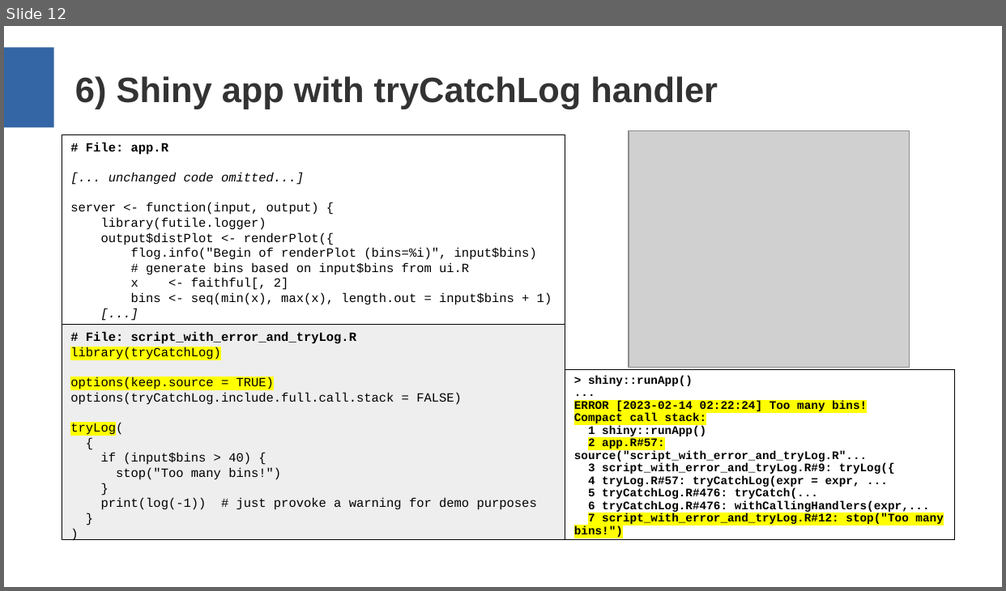
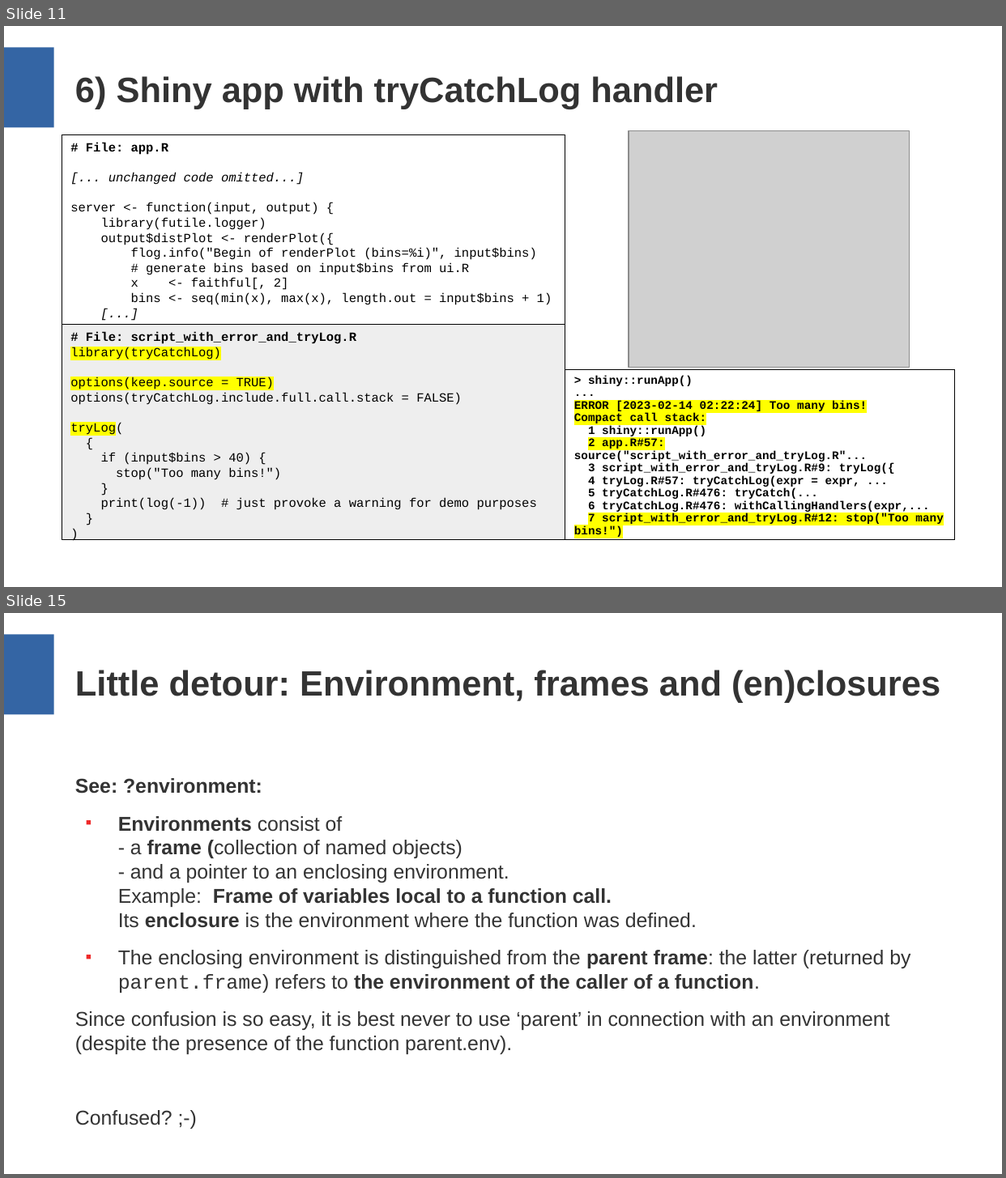
Before and after one commit to aryoda/R_shiny_post_mortem_analysis_training, a slide deck: Training slides.odp. Shown one above the other, each under a label of ours: slide 12 before the commit, slides 11 and 15 after it; the slides between them are not shown. The pictures are 1006x591 and 1006x1178 pixels, drawn with LibreOffice and Linux fonts; fonts in the diff are those of the drawing; grey boxes stand for pictures. Boxes give left, top, right and bottom in pixels: in the first picture for what was removed or moved away, otherwise in the second. Text is boxed around its words. In the diff, an @@ line names an element or a change of style, - is before the commit and + after.

```diff
--- a/Training slides.odp
+++ b/Training slides.odp
@@ slide 15 added at [4,613,1002,1174], background #FFFFFF; not listed: 1 template element that a slide beside it also shows @@
@@ title added at [75,670,940,703], 28 pt, text #333333, bold @@
+Little detour: Environment, frames and (en)closures
@@ text added at [75,778,910,1054], 16 pt, text #333333 @@
+See: ?environment:
+■ Environments consist of
+  - a frame (collection of named objects)
+  - and a pointer to an enclosing environment.
+  Example: Frame of variables local to a function call.
+  Its enclosure is the environment where the function was defined.
+■ The enclosing environment is distinguished from the parent frame: the latter (returned by parent.frame) refers to the environment of the caller of a function.
+Since confusion is so easy, it is best never to use ‘parent’ in connection with an environment (despite the presence of the function parent.env).
+Confused? ;-)
@@ what was slide 12 is now slide 11 @@
```
Also in this commit, not shown: 4 slides changed, 4 other slides added, 2 other files.
